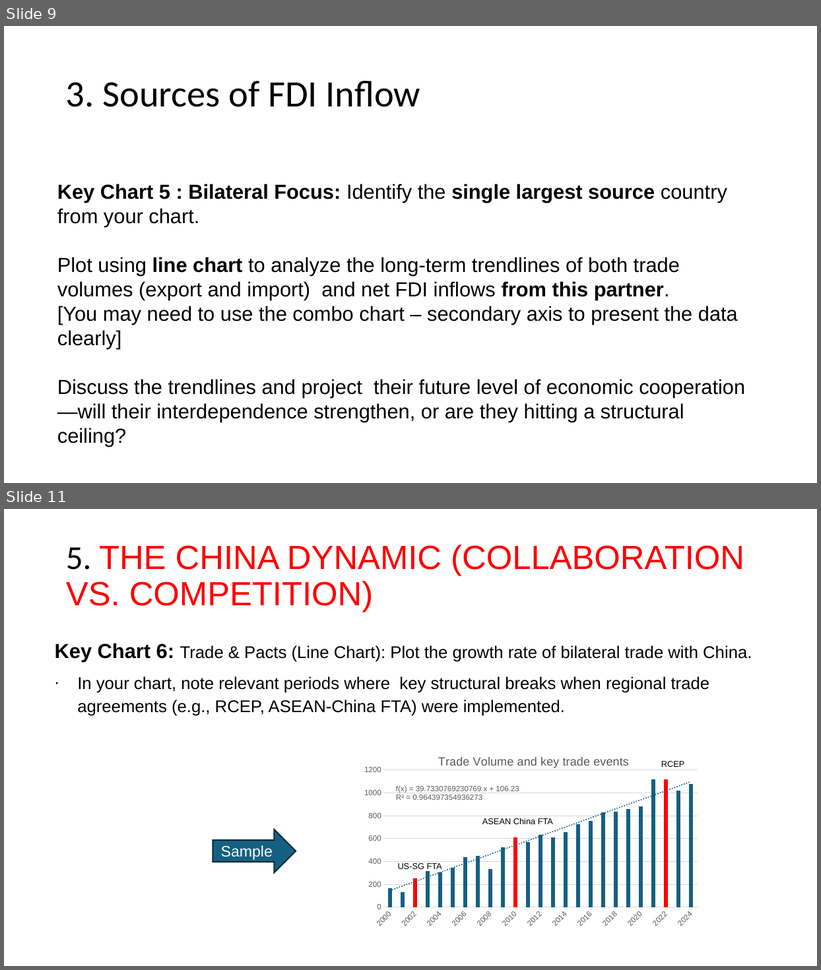
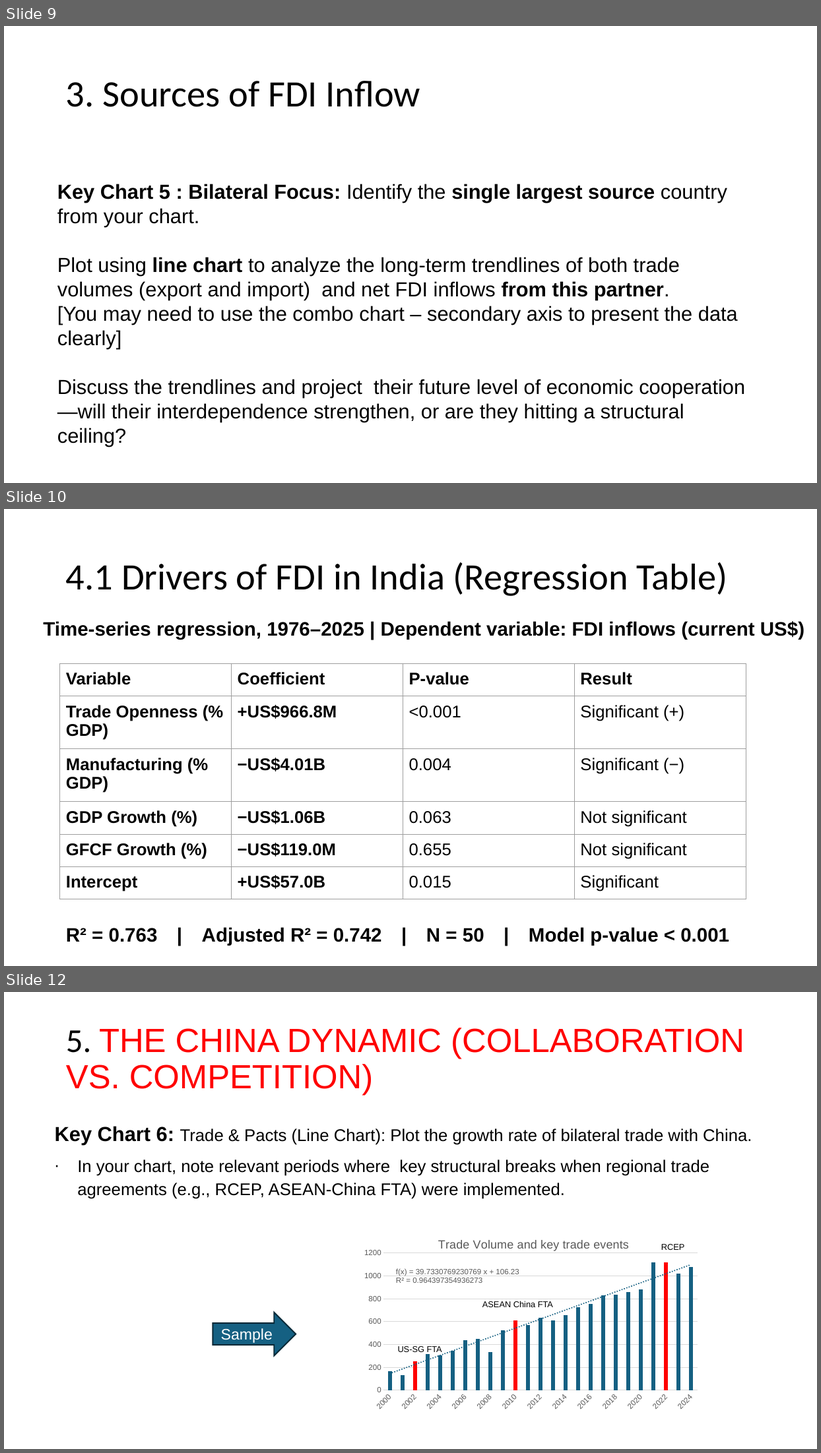
Before and after one commit to josephkohhh/SIM-UOW-Mods, a slide deck: ECON251/Assignment/T01_Group10_Presentation Slides.pptx. Shown one above the other, each under a label of ours: slides 9 and 11 before the commit, slides 9, 10 and 12 after it; the slides between them are not shown. The pictures are 821x970 and 821x1453 pixels, drawn with LibreOffice and Linux fonts; fonts in the diff are those of the drawing. Boxes give left, top, right and bottom in pixels: in the first picture for what was removed or moved away, otherwise in the second. Text is boxed around its words. In the diff, an @@ line names an element or a change of style, - is before the commit and + after.

```diff
--- a/ECON251/Assignment/T01_Group10_Presentation Slides.pptx
+++ b/ECON251/Assignment/T01_Group10_Presentation Slides.pptx
@@ slide 10 added at <box>4,509,817,966</box>, background #FFFFFF @@
@@ title added at <box>66,562,728,596</box>, 44 pt, text #000000 @@
+4.1 Drivers of FDI in India (Regression Table)
@@ text added at <box>43,621,805,640</box>, 23 pt, text #000000, bold @@
+Time-series regression, 1976–2025 | Dependent variable: FDI inflows (current US$)
@@ table added at <box>60,664,746,894</box>, 6 rows, 4 columns @@
+Variable | Coefficient | P-value | Result
+Trade Openness (% GDP) | +US$966.8M | <0.001 | Significant (+)
+Manufacturing (% GDP) | −US$4.01B | 0.004 | Significant (−)
+GDP Growth (%) | −US$1.06B | 0.063 | Not significant
+GFCF Growth (%) | −US$119.0M | 0.655 | Not significant
+Intercept | +US$57.0B | 0.015 | Significant
@@ text added at <box>66,927,729,946</box>, 23 pt, text #000000, bold @@
+R² = 0.763 | Adjusted R² = 0.742 | N = 50 | Model p-value < 0.001
@@ what was slide 11 is now slide 12 @@
```
Also in this commit, not shown: 5 slides changed, 1 other slide added, 1 slide removed, 2 other files.
